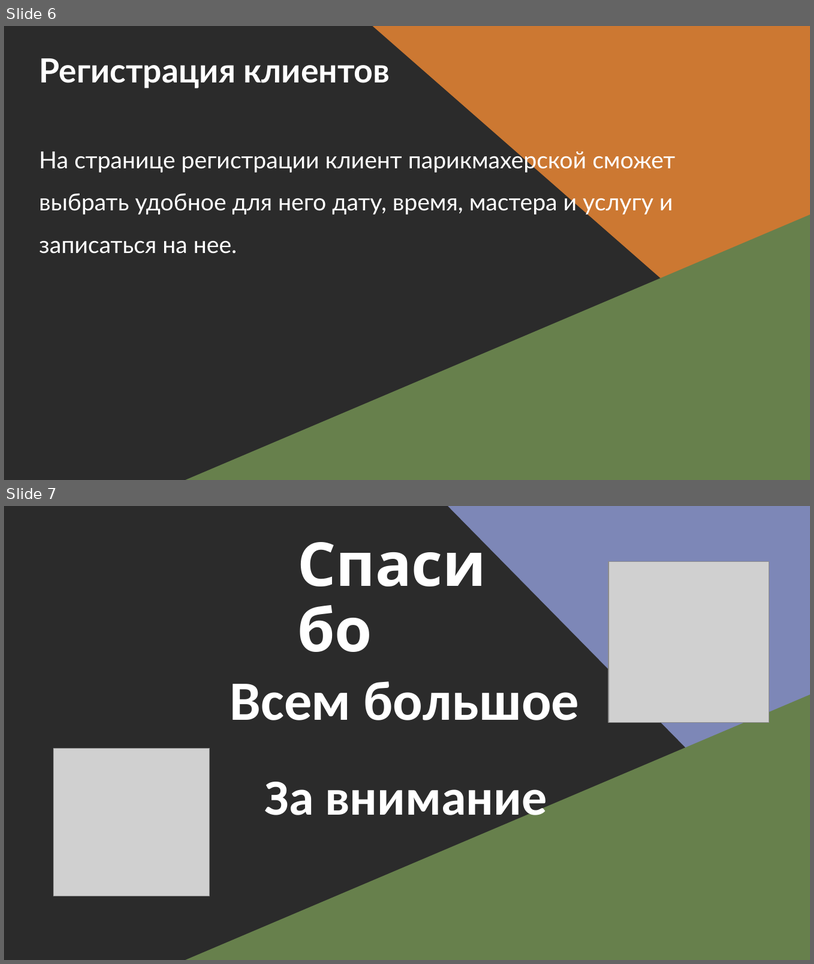
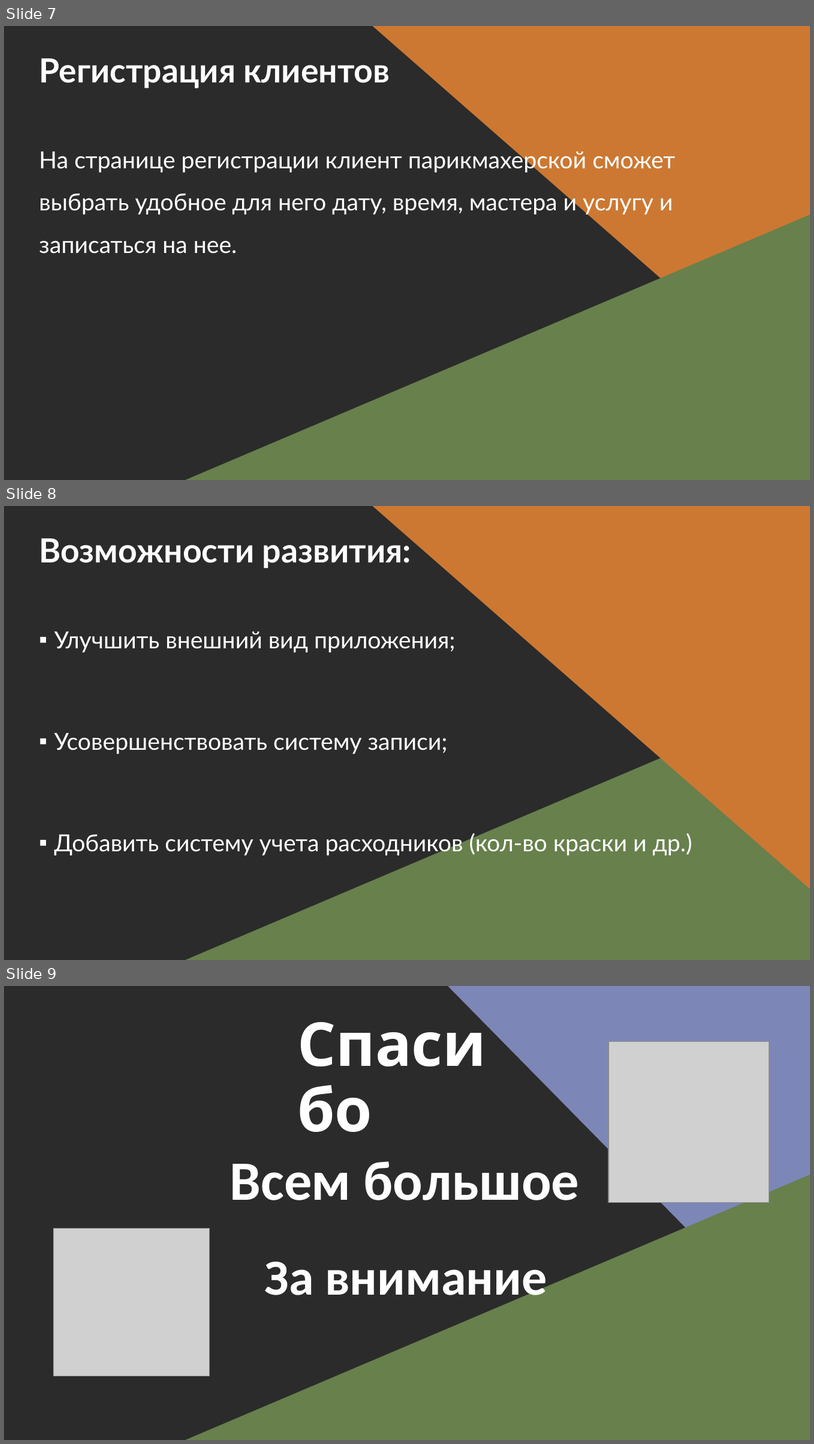
Before and after one commit to chebupelka332-pro/WEB_project, a slide deck: presentation.pptx. Shown one above the other, each under a label of ours: slides 6 and 7 before the commit, slides 7, 8 and 9 after it. The pictures are 814x964 and 814x1444 pixels, drawn with LibreOffice and Linux fonts; fonts in the diff are those of the drawing; grey boxes stand for pictures. Boxes give left, top, right and bottom in pixels: in the first picture for what was removed or moved away, otherwise in the second. Text is boxed around its words. In the diff, an @@ line names an element or a change of style, - is before the commit and + after.

```diff
--- a/presentation.pptx
+++ b/presentation.pptx
@@ slide 8 added at [4,506,810,960], background #2B2B2B @@
@@ rectangle added at [360,506,810,895], fill #CC7832, outline #CC7832 1 pt @@
@@ title added at [39,534,411,568], 39.6 pt, text #FFFFFF, bold @@
+Возможности развития:
@@ text added at [54,631,693,856], 28 pt, text #FFFFFF @@
+▪ Улучшить внешний вид приложения;
+▪ Усовершенствовать систему записи;
+▪ Добавить систему учета расходников (кол-во краски и др.)
@@ rectangle added at [138,687,810,960], fill #67804C, outline #67804C 1 pt @@
@@ what was slide 6 is now slide 7 @@
@@ what was slide 7 is now slide 9 @@
```
Also in this commit, not shown: 1 other slide added.
